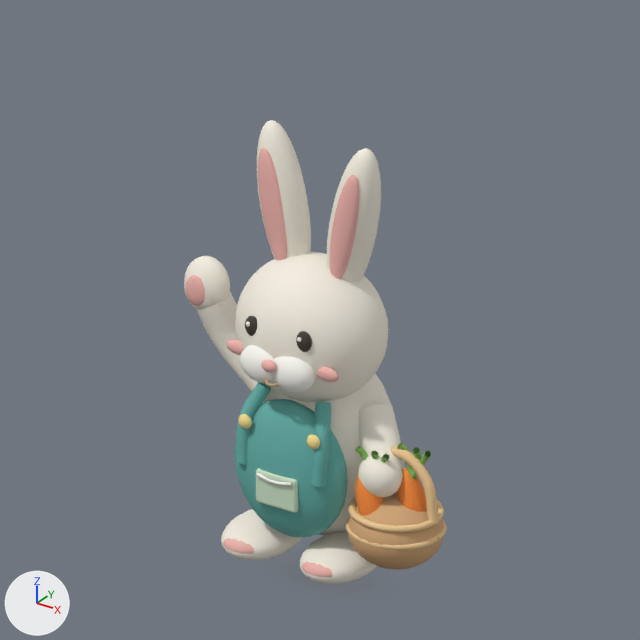
Two versions of the Blender file assets/harvest_3d/source/farm_friends_20261004/exports/harvest_studio.blend, one commit apart.
Both versions are drawn from the file's camera 'Environment review | shared orthographic'. The lights are fixed; the arrows at lower left show +X, +Y and +Z. The older version comes first.

Names of what the first picture shows: 'Rabbit | apron', 'Rabbit | apron strap', 'Rabbit | apron strap.001', 'Rabbit | basket arm', 'Rabbit | basket body', 'Rabbit | basket paw', 'Rabbit | body', 'Rabbit | ear lining', 'Rabbit | ear lining.001', 'Rabbit | foot', 'Rabbit | foot.001', 'Rabbit | head', 'Rabbit | long ear', 'Rabbit | long ear.001', 'Rabbit | pocket', 'Rabbit | waving arm', 'Rabbit | waving paw' and 25 more.
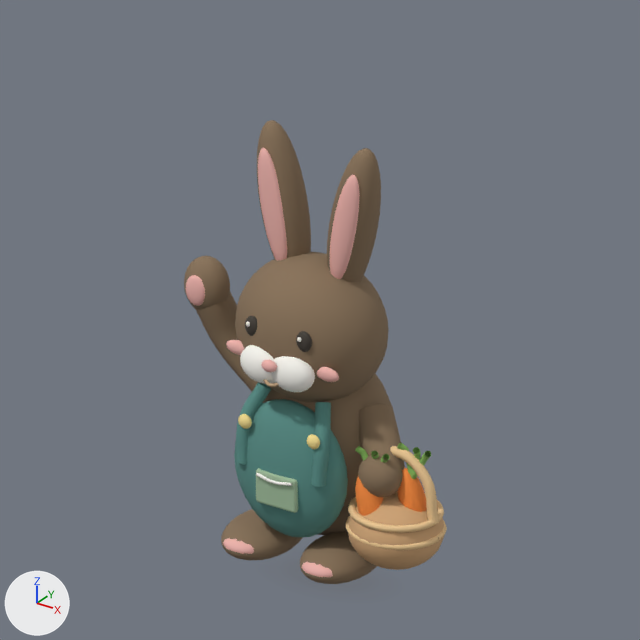
Location of each change, (x1, y1, x2, y2) in pixels of the pictures (640 x 640 px):
'Rabbit | apron', recoloured
    both: (234, 399, 348, 537)
'Rabbit | pocket', recoloured (pale green to greyish green)
    both: (256, 468, 298, 513)
'Rabbit | apron strap.001', recoloured
    both: (311, 402, 331, 487)
'Rabbit | apron strap', recoloured
    both: (236, 382, 271, 464)
part 1 of me_球体, recoloured (white to brown)
    both: (263, 373, 391, 535)
part 2 of me_球体_004, recoloured (white to brown)
    both: (300, 531, 377, 584)
part 3 of me_球体_009, recoloured (white to brown)
    both: (235, 252, 389, 402)
part 4 of me_球体_002, recoloured (white to brown)
    both: (221, 509, 303, 560)
part 5 of me_球体_025, recoloured (white to brown)
    both: (358, 454, 403, 497)
part 6 of me_球体_010, recoloured (white to brown)
    both: (257, 120, 311, 259)
part 7 of me_球体_016, recoloured (white to brown)
    both: (327, 148, 381, 282)
part 8 of me_球体_023, recoloured (white to brown)
    both: (184, 256, 230, 309)

Edits to the bpy script that builds the scene:
```text
Change mat_rabbit___garden_teal_linen:
    mat_rabbit___garden_teal_linen.base_color: (0.13, 0.44, 0.4) -> (0.1, 0.28, 0.25)  # cyan #65b1aa -> cyan #599089
Change mat_rabbit___mint_apron_stitches:
    mat_rabbit___mint_apron_stitches.base_color: (0.62, 0.78, 0.58) -> (0.36, 0.52, 0.34)  # pale green #cee5c8 -> greyish green #a2bf9e
Change me_球体_025:
    where me_球体_025.from_pydata(...)  # 146 vertices, 160 faces; spans x -0.115..0.115, y -0.1..0.1, z -0.11..0.11
    me_球体_025 part 5: 160 faces spanning x -0.115..0.115, y -0.1..0.1, z -0.11..0.11 switch from mat_rabbit___warm_ivory_fur (white #f6f0e2) to mat_rabbit___toasted_ivory_fur (brown #897359)
Change me_球体_010:
    where me_球体_010.from_pydata(...)  # 362 vertices, 384 faces; spans x -0.12..0.12, y -0.11..0.11, z -0.43..0.43
    used by ob_rabbit___long_ear; location = (-0.405, 0.285, 1.83); rotation_euler = (0.0, -0.18, 0.0), in degrees (0, -10, 0)
    me_球体_010 part 6: 384 faces spanning x -0.12..0.12, y -0.11..0.11, z -0.43..0.43 switch from mat_rabbit___warm_ivory_fur (white #f6f0e2) to mat_rabbit___toasted_ivory_fur (brown #897359)
Change me_球体_009:
    where me_球体_009.from_pydata(...)  # 610 vertices, 640 faces; spans x -0.39..0.39, y -0.33..0.33, z -0.37..0.37
    me_球体_009 part 3: 640 faces spanning x -0.39..0.39, y -0.33..0.33, z -0.37..0.37 switch from mat_rabbit___warm_ivory_fur (white #f6f0e2) to mat_rabbit___toasted_ivory_fur (brown #897359)
Change me_球体_016:
    where me_球体_016.from_pydata(...)  # 362 vertices, 384 faces; spans x -0.12..0.12, y -0.11..0.11, z -0.43..0.43
    used by ob_rabbit___long_ear_001; location = (0.005, 0.285, 1.83); rotation_euler = (0.0, 0.18, 0.0), in degrees (0, 10, 0)
    me_球体_016 part 7: 384 faces spanning x -0.12..0.12, y -0.11..0.11, z -0.43..0.43 switch from mat_rabbit___warm_ivory_fur (white #f6f0e2) to mat_rabbit___toasted_ivory_fur (brown #897359)
Change me_球体_002:
    where me_球体_002.from_pydata(...)  # 222 vertices, 240 faces; spans x -0.18..0.18, y -0.26..0.26, z -0.095..0.095
    me_球体_002 part 4: 240 faces spanning x -0.18..0.18, y -0.26..0.26, z -0.095..0.095 switch from mat_rabbit___warm_ivory_fur (white #f6f0e2) to mat_rabbit___toasted_ivory_fur (brown #897359)
Change me_球体_023:
    where me_球体_023.from_pydata(...)  # 222 vertices, 240 faces; spans x -0.12..0.12, y -0.095..0.095, z -0.15..0.15
    me_球体_023 part 8: 240 faces spanning x -0.12..0.12, y -0.095..0.095, z -0.15..0.15 switch from mat_rabbit___warm_ivory_fur (white #f6f0e2) to mat_rabbit___toasted_ivory_fur (brown #897359)
Change me_球体:
    where me_球体.from_pydata(...)  # 362 vertices, 384 faces; spans x -0.39..0.39, y -0.31..0.31, z -0.5..0.5
    me_球体 part 1: 384 faces spanning x -0.39..0.39, y -0.31..0.31, z -0.5..0.5 switch from mat_rabbit___warm_ivory_fur (white #f6f0e2) to mat_rabbit___toasted_ivory_fur (brown #897359)
Change me_球体_004:
    where me_球体_004.from_pydata(...)  # 222 vertices, 240 faces; spans x -0.18..0.18, y -0.26..0.26, z -0.095..0.095
    me_球体_004 part 2: 240 faces spanning x -0.18..0.18, y -0.26..0.26, z -0.095..0.095 switch from mat_rabbit___warm_ivory_fur (white #f6f0e2) to mat_rabbit___toasted_ivory_fur (brown #897359)
Change cu_rabbit___basket_arm_curve:
    remove cu_rabbit___basket_arm_curve.materials.append(mat_rabbit___warm_ivory_fur)  # white #f6f0e2
    add cu_rabbit___basket_arm_curve.materials.append(mat_rabbit___toasted_ivory_fur)  # brown #897359
Change cu_rabbit___waving_arm_curve:
    remove cu_rabbit___waving_arm_curve.materials.append(mat_rabbit___warm_ivory_fur)  # white #f6f0e2
    add cu_rabbit___waving_arm_curve.materials.append(mat_rabbit___toasted_ivory_fur)  # brown #897359
```
